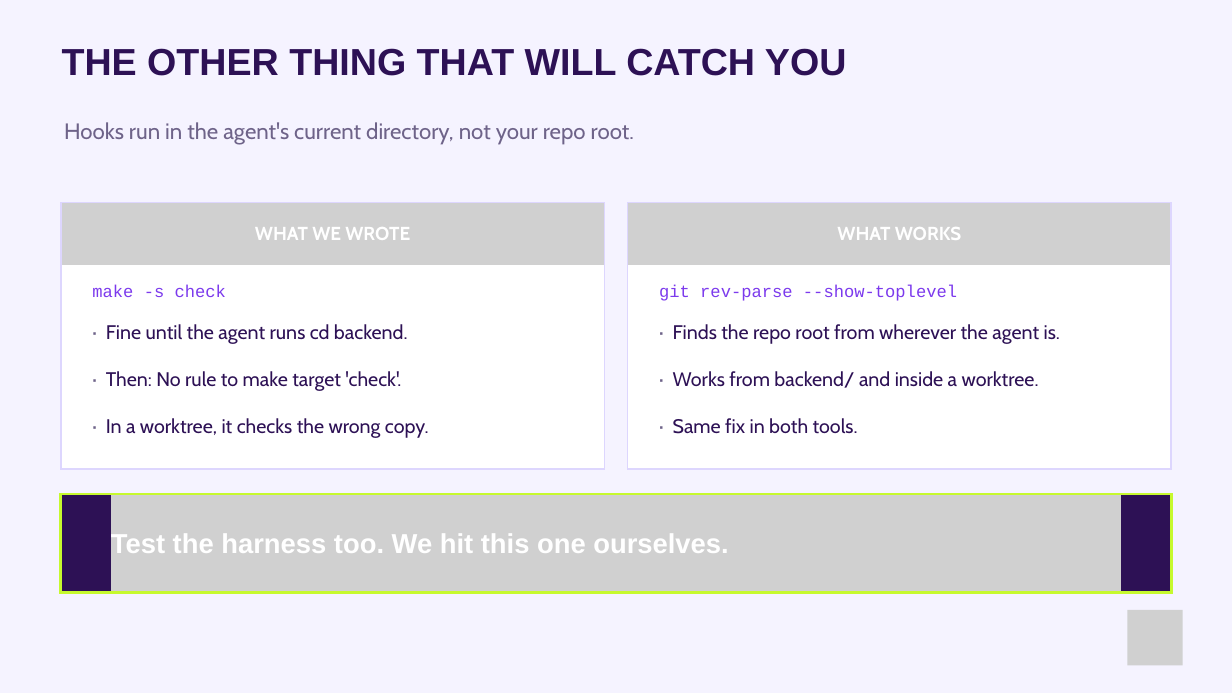
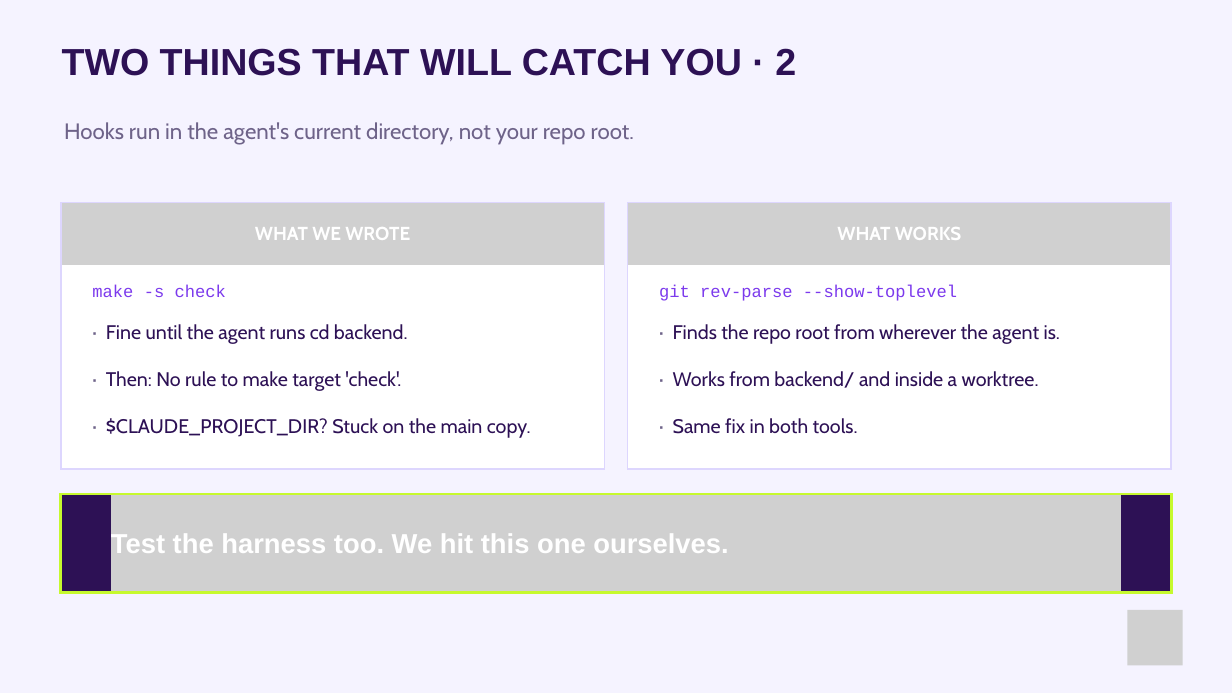
Before and after one commit to paulkeen/tca-habits, a slide deck: slide 72 of docs/Master_Back in the Code.pptx. Drawn at 1232x693 pixels with LibreOffice and Linux fonts; fonts in the diff are those of the drawing; grey boxes stand for pictures. Boxes give left, top, right and bottom in pixels: in the first picture for what was removed or moved away, otherwise in the second. Text is boxed around its words. In the diff, an @@ line names an element or a change of style, - is before the commit and + after.

```diff
--- a/docs/Master_Back in the Code.pptx
+++ b/docs/Master_Back in the Code.pptx
@@ text at (x1=62, y1=48, x2=796, y2=76): text changed @@
-THE OTHER THING THAT WILL CATCH YOU
+TWO THINGS THAT WILL CATCH YOU · 2
@@ text at (x1=106, y1=418, x2=531, y2=438): text changed @@
-· In a worktree, it checks the wrong copy.
+· $CLAUDE_PROJECT_DIR? Stuck on the main copy.
```
Also in this commit, not shown: 6 other slides changed, 2 slides added, 3 slides removed, 2 other files.
